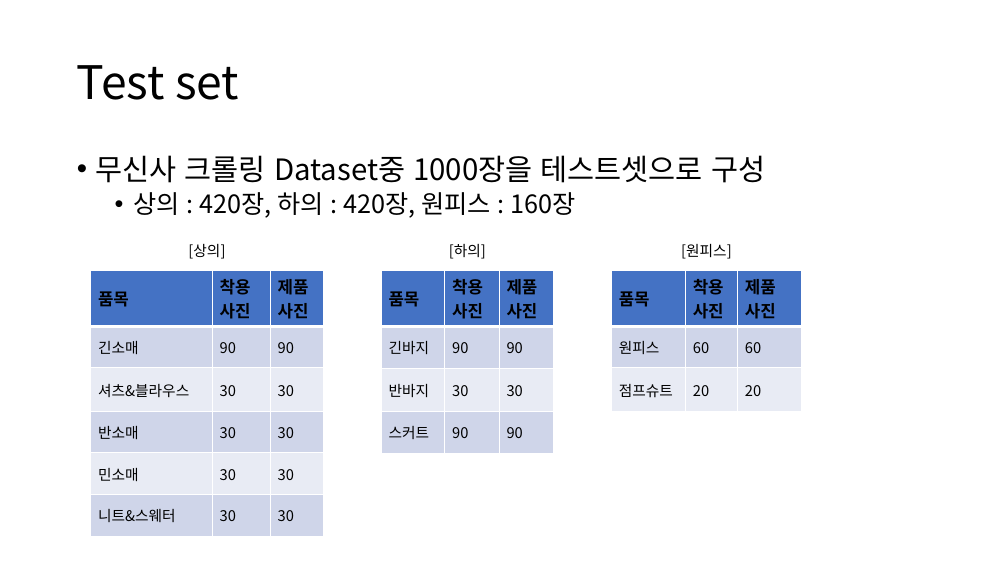
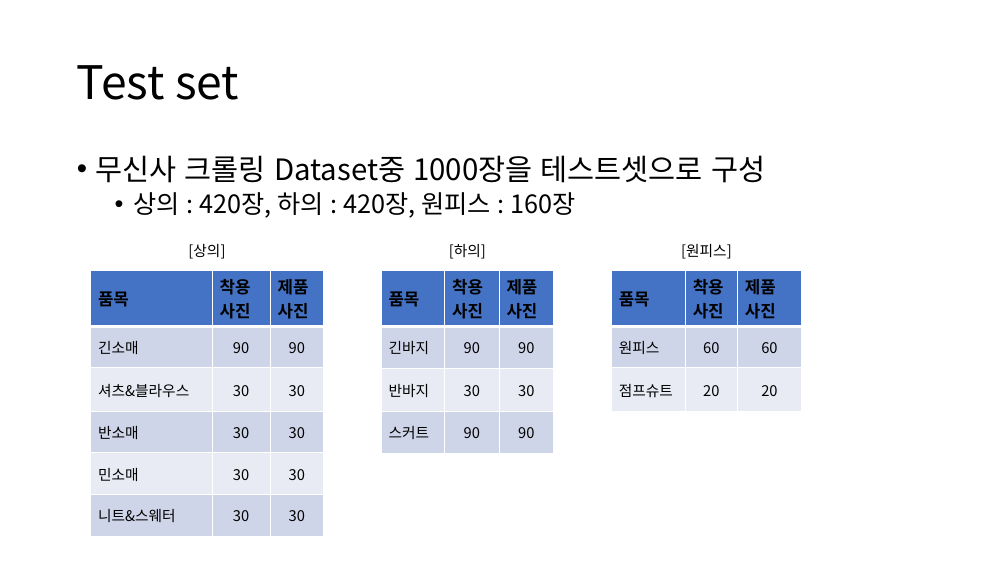
Before and after one commit to Playdata-G-DA35/DA35-final-team2-Item_Classification_RPA, a slide deck: slide 12 of documents/Clothes Detection 모델 보고서.pptx (slide 8 before the commit). Drawn at 1008x567 pixels with LibreOffice and Linux fonts; fonts in the diff are those of the drawing. Boxes give left, top, right and bottom in pixels: in the first picture for what was removed or moved away, otherwise in the second. Text is boxed around its words. In the diff, an @@ line names an element or a change of style, - is before the commit and + after.

```diff
--- a/documents/Clothes Detection 모델 보고서.pptx
+++ b/documents/Clothes Detection 모델 보고서.pptx
@@ table at [91, 271, 324, 529] @@
@@ alignment left to centre @@
@@ table at [381, 271, 554, 445] @@
@@ alignment left to centre @@
@@ table at [611, 271, 802, 404] @@
@@ alignment left to centre @@
```
Also in this commit, not shown: 7 other slides changed, 4 slides added, 1 slide removed, 1 other file.
